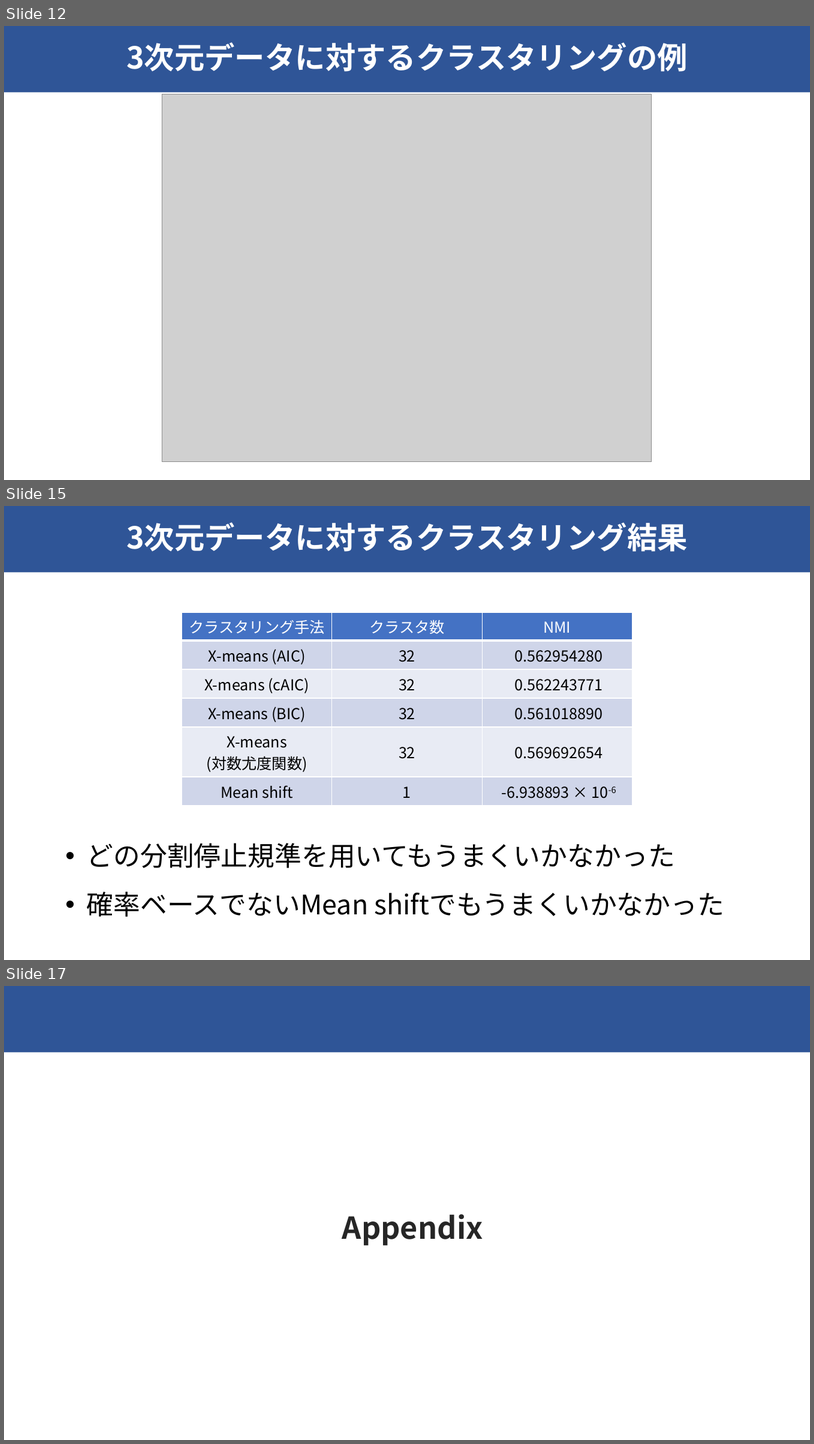
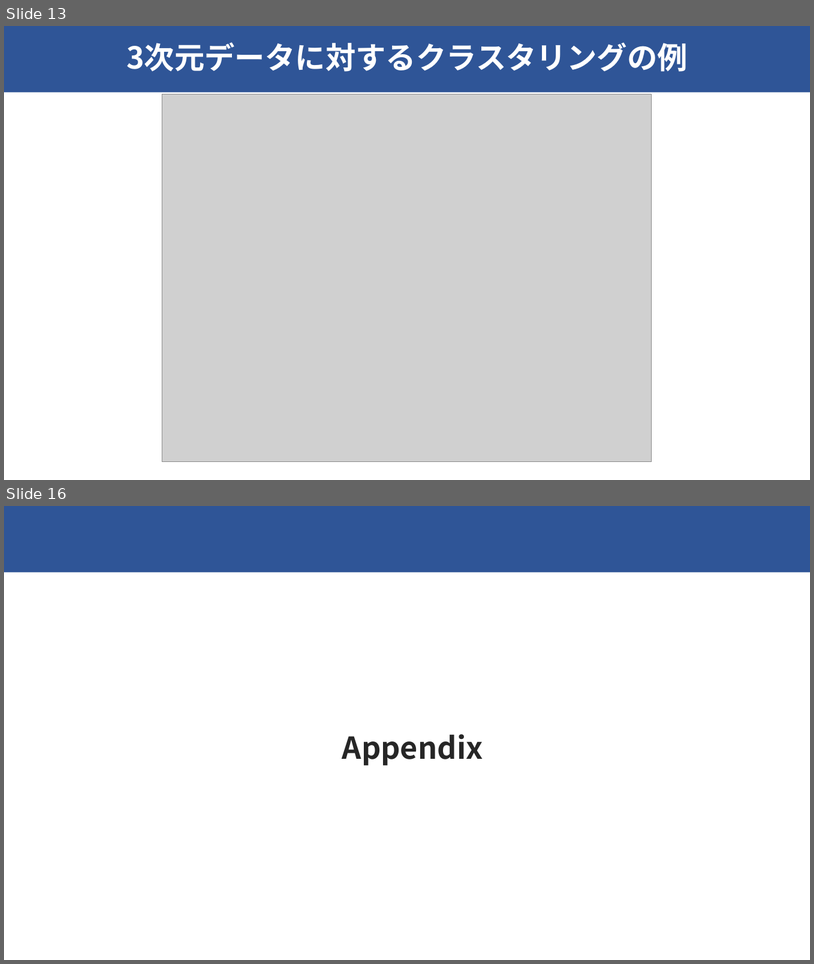
Before and after one commit to raryosu/graduation-research, a slide deck: docs/interim-presen/interim_hagihara.pptx. Shown one above the other, each under a label of ours: slides 12, 15 and 17 before the commit, slides 13 and 16 after it; the slides between them are not shown. The pictures are 814x1444 and 814x964 pixels, drawn with LibreOffice and Linux fonts; fonts in the diff are those of the drawing; grey boxes stand for pictures. Boxes give left, top, right and bottom in pixels: in the first picture for what was removed or moved away, otherwise in the second. Text is boxed around its words. In the diff, an @@ line names an element or a change of style, - is before the commit and + after.

```diff
--- a/docs/interim-presen/interim_hagihara.pptx
+++ b/docs/interim-presen/interim_hagihara.pptx
@@ slide 15 removed at <box>4,506,810,960</box>, background #FFFFFF; not listed: 1 template element that a slide beside it also shows @@
@@ title removed at <box>126,522,688,552</box> @@
-3次元データに対するクラスタリング結果
@@ table removed at <box>182,612,632,801</box>, 6 rows, 3 columns @@
-クラスタリング手法 | クラスタ数 | NMI
-X-means (AIC) | 32 | 0.562954280
-X-means (cAIC) | 32 | 0.562243771
-X-means (BIC) | 32 | 0.561018890
-X-means / (対数尤度関数) | 32 | 0.569692654
-Mean shift | 1 | -6.938893 × 10-6
@@ text removed at <box>87,843,725,916</box> @@
-• どの分割停止規準を用いてもうまくいかなかった
-• 確率ベースでないMean shiftでもうまくいかなかった
@@ what was slide 12 is now slide 13 @@
@@ what was slide 17 is now slide 16 @@
```
Also in this commit, not shown: 6 slides changed, 1 slide added, 3 other slides removed, 2 other files.
